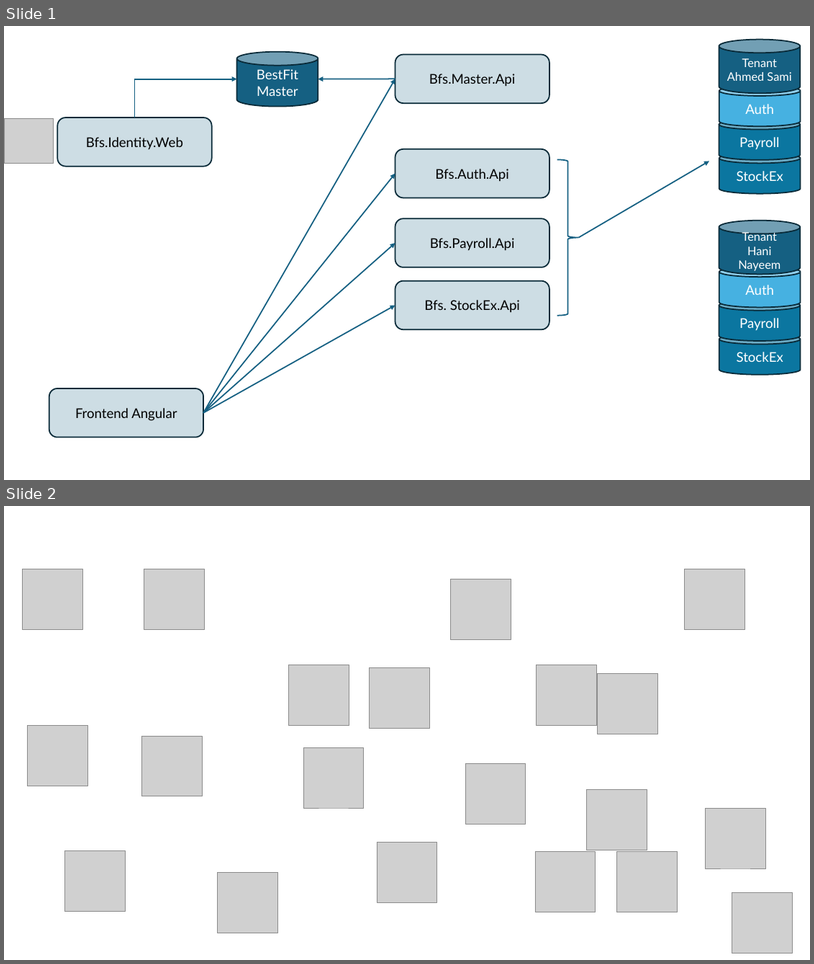
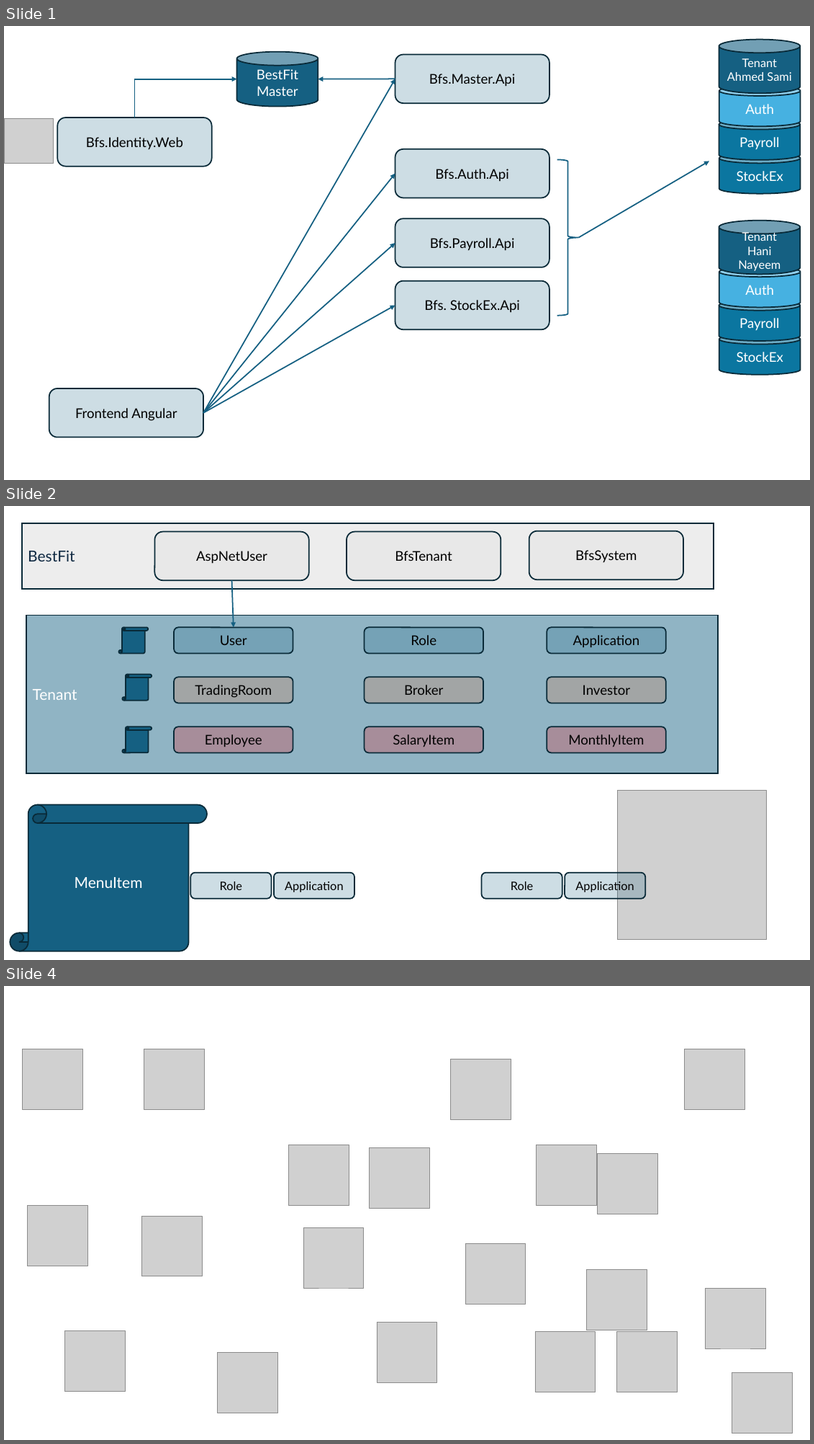
Before and after one commit to AlphaOmegaFirstLast/Bfs_V1, a slide deck: Admin/_Documents/Docs.pptx. Shown one above the other, each under a label of ours: slides 1 and 2 before the commit, slides 1, 2 and 4 after it; the slides between them are not shown. The pictures are 814x964 and 814x1444 pixels, drawn with LibreOffice and Linux fonts; fonts in the diff are those of the drawing; grey boxes stand for pictures. Boxes give left, top, right and bottom in pixels: in the first picture for what was removed or moved away, otherwise in the second. Text is boxed around its words. In the diff, an @@ line names an element or a change of style, - is before the commit and + after.

```diff
--- a/Admin/_Documents/Docs.pptx
+++ b/Admin/_Documents/Docs.pptx
@@ slide 2 added at (x1=4, y1=506, x2=810, y2=960), background #FFFFFF @@
@@ rectangle added at (x1=22, y1=523, x2=714, y2=589), fill #D9D9D9 at 47% opacity, outline #092A39 1.5 pt, 18 pt, text #0E2841 @@
+BestFit
@@ rounded rectangle added at (x1=154, y1=531, x2=309, y2=580), fill #D9D9D9 at 21% opacity, outline #092A39 1.5 pt, 16 pt, text #000000 @@
+AspNetUser
@@ rounded rectangle added at (x1=347, y1=531, x2=502, y2=580), fill #D9D9D9 at 21% opacity, outline #092A39 1.5 pt, 16 pt, text #000000 @@
+BfsTenant
@@ rounded rectangle added at (x1=530, y1=530, x2=684, y2=579), fill #D9D9D9 at 21% opacity, outline #092A39 1.5 pt, 16 pt, text #000000 @@
+BfsSystem
@@ arrow added from (232, 580) to (234, 627), #156082 1.5 pt @@
@@ rectangle added at (x1=26, y1=615, x2=718, y2=773), fill #156082 at 47% opacity, outline #092A39 1.5 pt, 18 pt, text #FFFFFF @@
+Tenant
@@ vertical scroll added at (x1=119, y1=627, x2=148, y2=653), fill #156082, outline #092A39 1.5 pt @@
@@ rounded rectangle added at (x1=174, y1=627, x2=293, y2=653), fill #156082 at 21% opacity, outline #092A39 1.5 pt, 16 pt, text #000000 @@
+User
@@ rounded rectangle added at (x1=365, y1=627, x2=484, y2=653), fill #156082 at 21% opacity, outline #092A39 1.5 pt, 16 pt, text #000000 @@
+Role
@@ rounded rectangle added at (x1=548, y1=627, x2=666, y2=653), fill #156082 at 21% opacity, outline #092A39 1.5 pt, 16 pt, text #000000 @@
+Application
@@ vertical scroll added at (x1=123, y1=674, x2=152, y2=700), fill #156082, outline #092A39 1.5 pt @@
@@ rounded rectangle added at (x1=174, y1=677, x2=293, y2=703), fill #E97132 at 21% opacity, outline #092A39 1.5 pt, 16 pt, text #000000 @@
+TradingRoom
@@ rounded rectangle added at (x1=365, y1=677, x2=484, y2=703), fill #E97132 at 21% opacity, outline #092A39 1.5 pt, 16 pt, text #000000 @@
+Broker
@@ rounded rectangle added at (x1=548, y1=677, x2=666, y2=703), fill #E97132 at 21% opacity, outline #092A39 1.5 pt, 16 pt, text #000000 @@
+Investor
@@ vertical scroll added at (x1=123, y1=727, x2=152, y2=753), fill #156082, outline #092A39 1.5 pt @@
@@ rounded rectangle added at (x1=174, y1=727, x2=293, y2=753), fill #FF0000 at 21% opacity, outline #092A39 1.5 pt, 16 pt, text #000000 @@
+Employee
@@ rounded rectangle added at (x1=365, y1=727, x2=484, y2=753), fill #FF0000 at 21% opacity, outline #092A39 1.5 pt, 16 pt, text #000000 @@
+SalaryItem
@@ rounded rectangle added at (x1=548, y1=727, x2=666, y2=753), fill #FF0000 at 21% opacity, outline #092A39 1.5 pt, 16 pt, text #000000 @@
+MonthlyItem
@@ vertical scroll added at (x1=10, y1=805, x2=207, y2=951), fill #156082, outline #092A39 1.5 pt, 18 pt, text #FFFFFF @@
+MenuItem
@@ picture added at (x1=617, y1=790, x2=767, y2=939) @@
@@ rounded rectangle added at (x1=191, y1=872, x2=271, y2=898), fill #156082 at 21% opacity, outline #092A39 1.5 pt, 14 pt, text #000000 @@
+Role
@@ rounded rectangle added at (x1=274, y1=872, x2=354, y2=898), fill #156082 at 21% opacity, outline #092A39 1.5 pt, 14 pt, text #000000 @@
+Application
@@ rounded rectangle added at (x1=482, y1=872, x2=563, y2=898), fill #156082 at 21% opacity, outline #092A39 1.5 pt, 14 pt, text #000000 @@
+Role
@@ rounded rectangle added at (x1=566, y1=872, x2=646, y2=898), fill #156082 at 21% opacity, outline #092A39 1.5 pt, 14 pt, text #000000 @@
+Application
@@ what was slide 2 is now slide 4 @@
```
Also in this commit, not shown: 1 other slide added, 6 other files.
